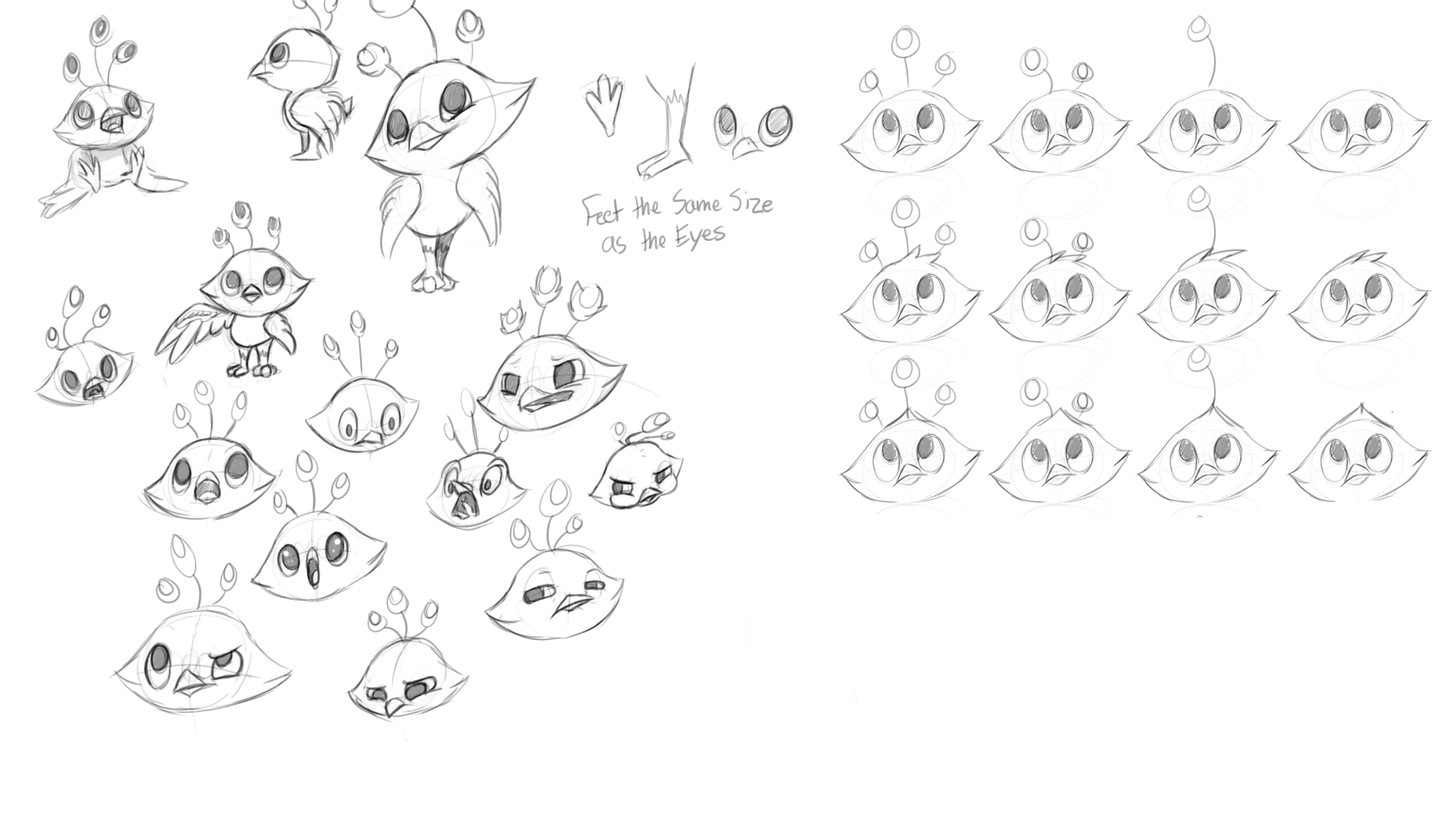
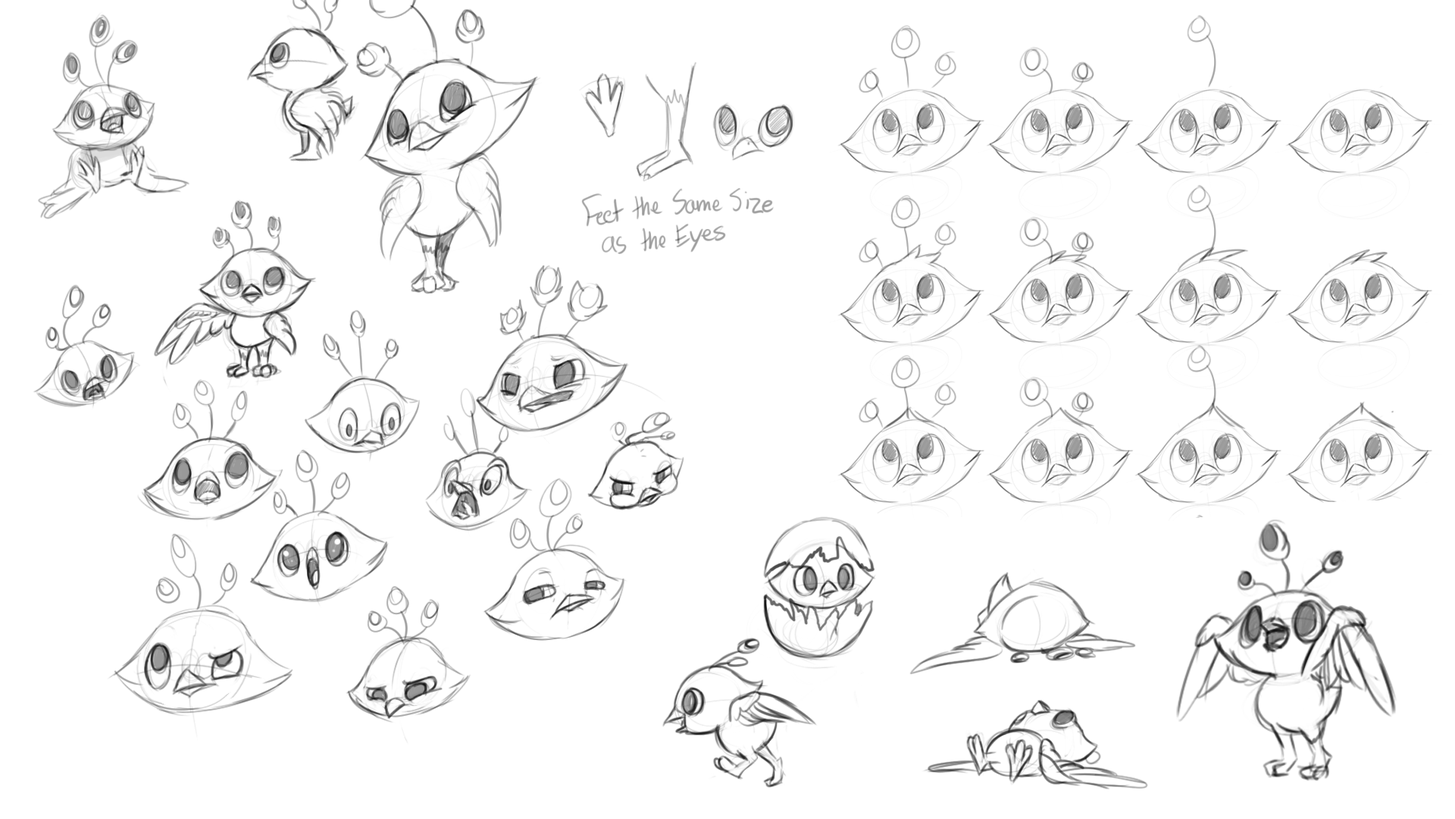
Layer changes from the first 1455px x 819px image to the second:
added layer "Layer 5" above "Layer 3" over (662, 516, 1398, 790)
painted on "Layer 3" over (314, 41, 350, 89)
